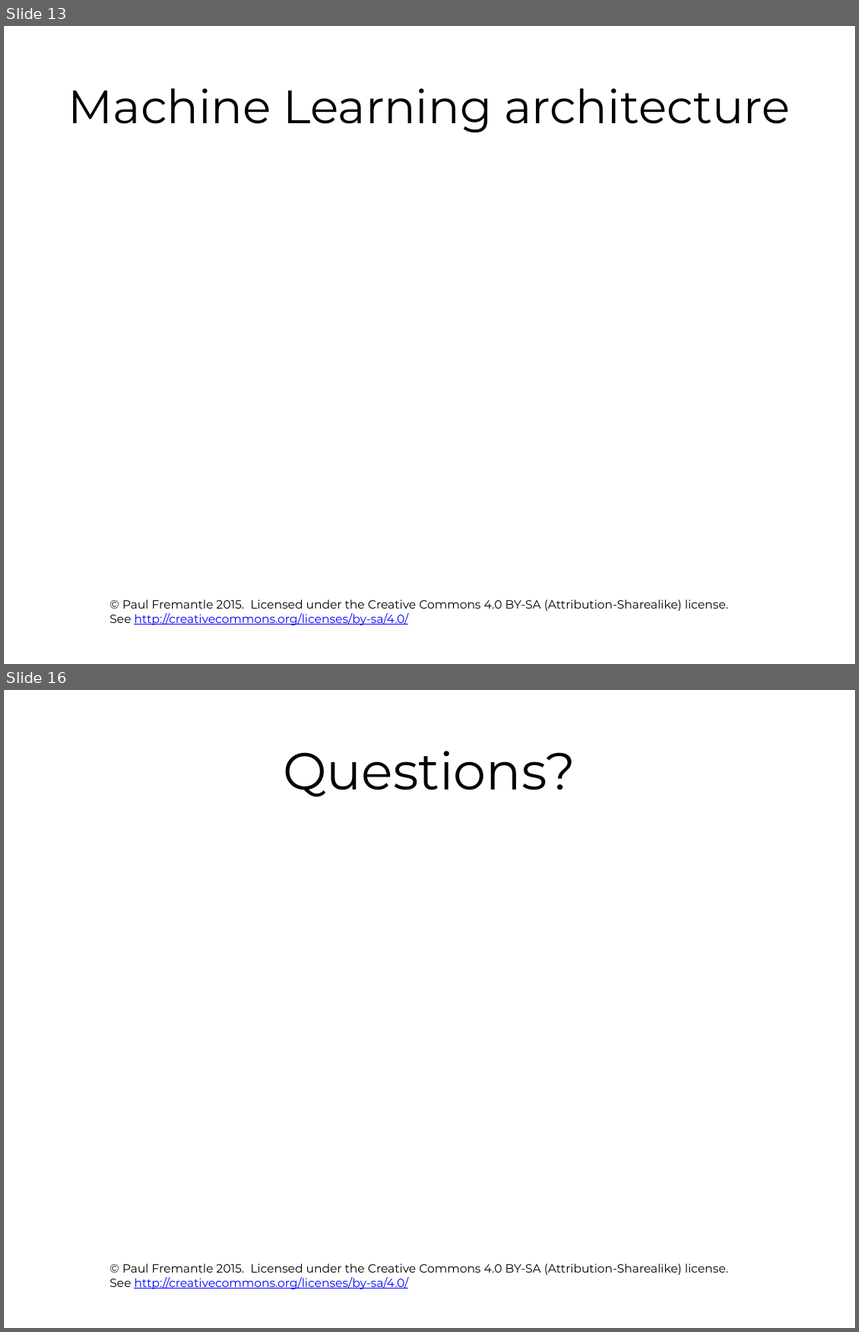
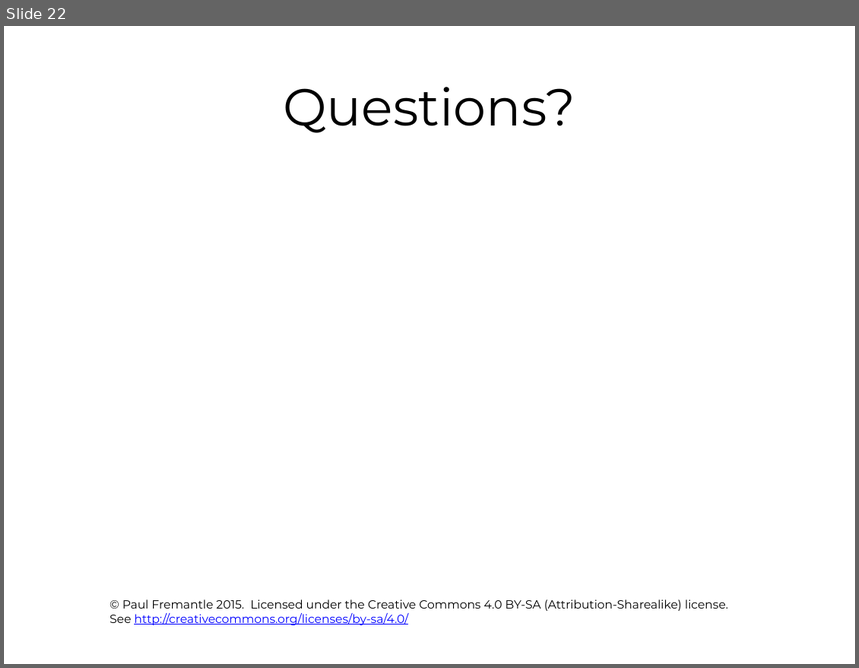
Before and after one commit to pzfreo/ox-clo, a slide deck: pres-source/12-big-data-recap.pptx. Shown one above the other, each under a label of ours: slides 13 and 16 before the commit, slide 22 after it; the slides between them are not shown. The pictures are 859x1332 and 859x668 pixels, drawn with LibreOffice and Linux fonts; fonts in the diff are those of the drawing; background and template pictures are left out. Boxes give left, top, right and bottom in pixels: in the first picture for what was removed or moved away, otherwise in the second. Text is boxed around its words. In the diff, an @@ line names an element or a change of style, - is before the commit and + after.

```diff
--- a/pres-source/12-big-data-recap.pptx
+++ b/pres-source/12-big-data-recap.pptx
@@ slide 13 removed at (4,26,855,664), background #FFFFFF; not listed: 1 template element that a slide beside it also shows @@
@@ title removed at (69,88,791,133) @@
-Machine Learning architecture
@@ what was slide 16 is now slide 22 @@
```
Also in this commit, not shown: 7 slides changed, 14 slides added, 7 other slides removed.
